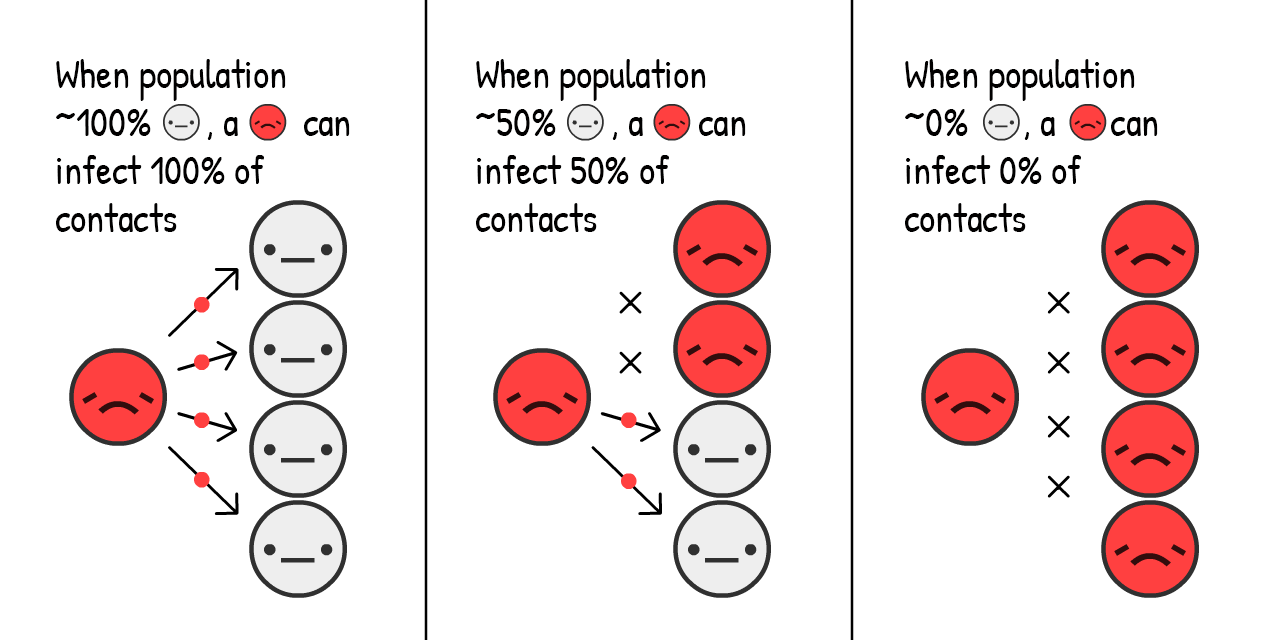
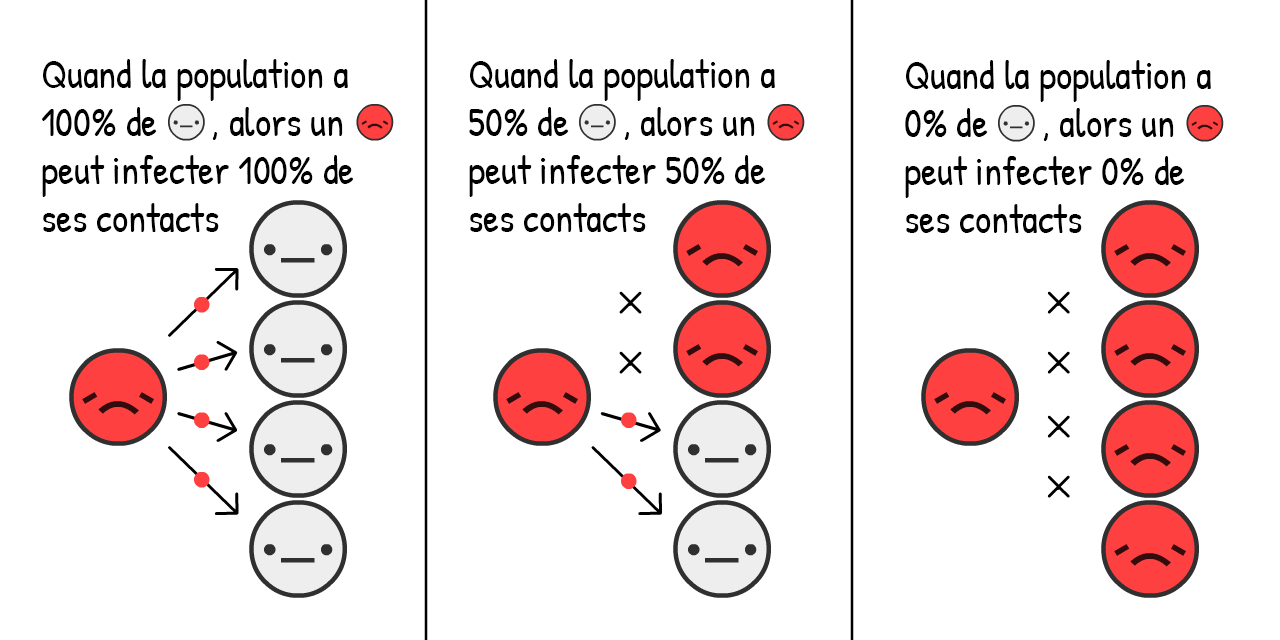
Layer changes from the first 1280 x 640 image to the second:
added group "Groupe 1" with 3 layers above "Groupe 2" over [42, 59, 394, 232]
added layer "Calque 2" in group "Groupe 1" over [163, 104, 208, 141]
added layer "Calque 3" in group "Groupe 1" over [347, 104, 394, 141]
renamed "When population ~100% , a can infect 100% of contact" to "Quand la population a 100% de , alors un peut infecter 100", moved it into group "Groupe 1", painted on it over [42, 59, 354, 232]
removed layer "When population ~50% , a can infect 50% of contacts copie" over [476, 59, 746, 232]
removed layer "When population ~0% , a can infect 0% of contacts" over [905, 59, 1158, 232]
added group "Groupe 2" (1st of 2) with 3 layers above "Groupe 2" over [469, 59, 805, 232]
added layer "Calque 7" in group "Groupe 2" over [573, 104, 617, 141]
added layer "Calque 6" in group "Groupe 2" over [767, 104, 805, 141]
added layer "Quand la population a 50% de , alors un peut infecter 50%" in group "Groupe 2" over [469, 59, 775, 232]
added group "Groupe 2" (2nd of 2) with 3 layers above "Calque 1" over [905, 60, 1224, 233]
added layer "Calque 5" in group "Groupe 2" over [992, 104, 1035, 142]
added layer "Calque 4" in group "Groupe 2" over [1186, 105, 1224, 142]
added layer "Quand la population a 0% de , alors un peut infecter 0% de" in group "Groupe 2" over [905, 60, 1211, 233]
painted on "Calque 1" over [163, 104, 1107, 141]
